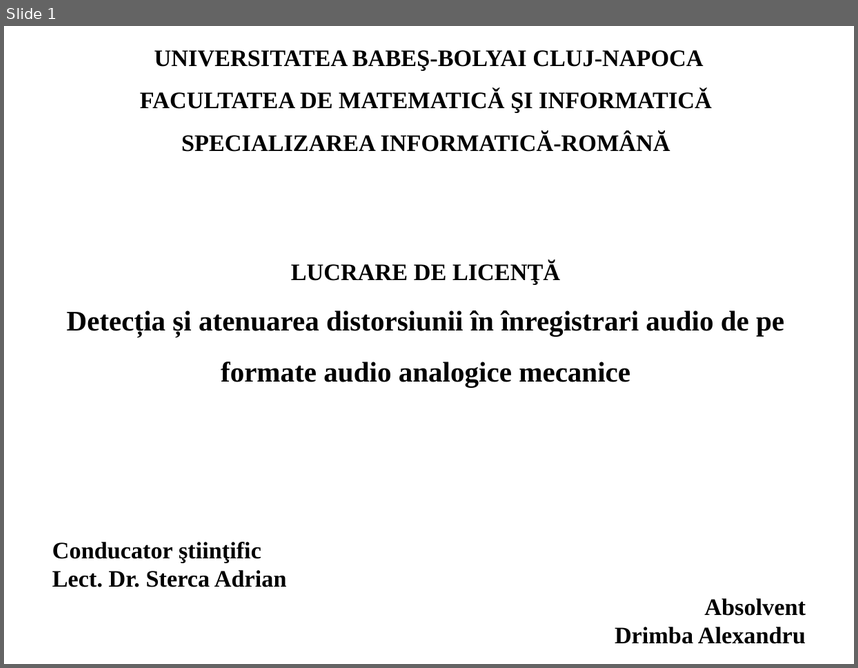
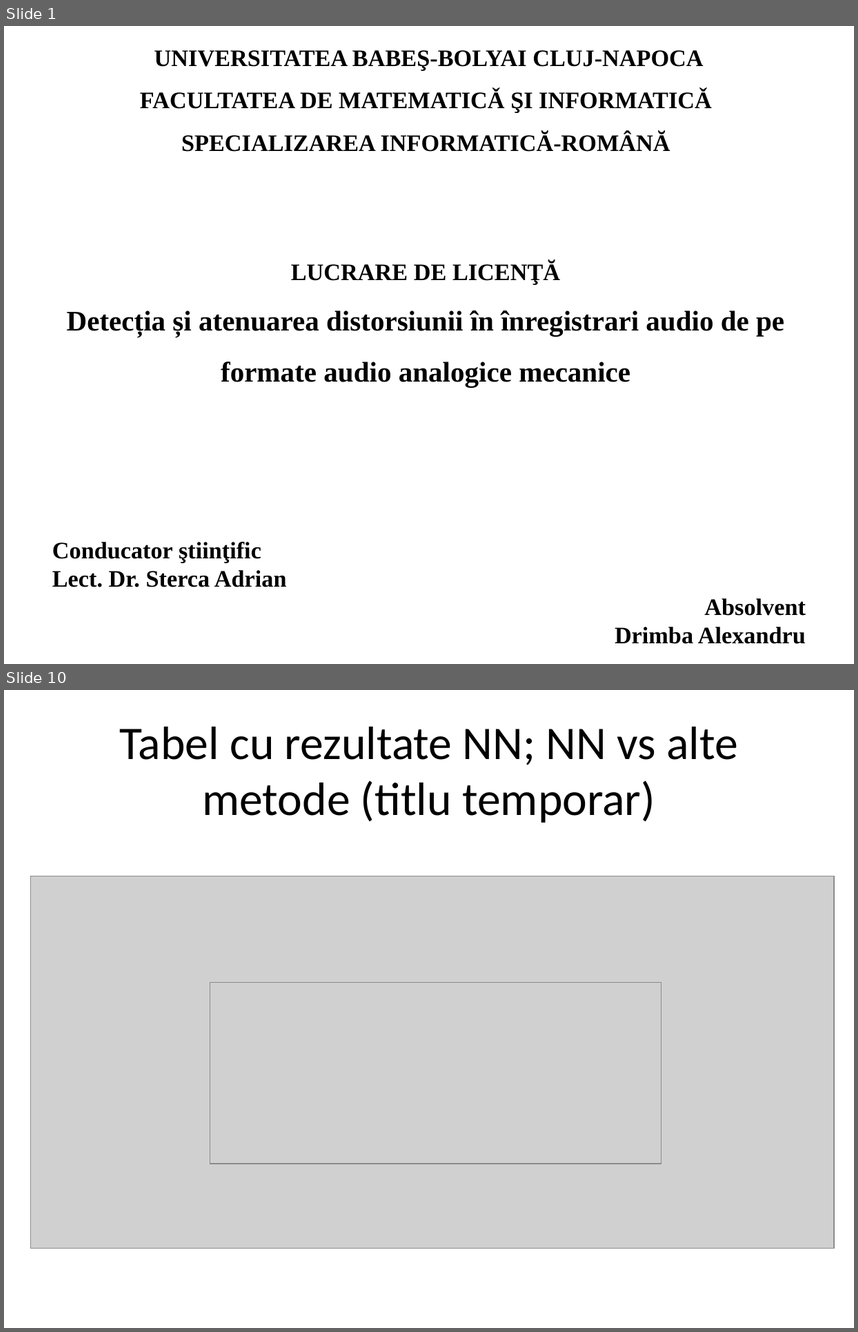
Before and after one commit to DrimbaAlexandru/Discuri, a slide deck: docs/Prezentare.pptx. Shown one above the other, each under a label of ours: slide 1 before the commit, slides 1 and 10 after it; the slides between them are not shown. The pictures are 858x668 and 858x1332 pixels, drawn with LibreOffice and Linux fonts; fonts in the diff are those of the drawing; grey boxes stand for pictures. Boxes give left, top, right and bottom in pixels: in the first picture for what was removed or moved away, otherwise in the second. Text is boxed around its words. In the diff, an @@ line names an element or a change of style, - is before the commit and + after.

```diff
--- a/docs/Prezentare.pptx
+++ b/docs/Prezentare.pptx
@@ slide 10 added at [4, 690, 854, 1328], background #FFFFFF @@
@@ title added at [119, 727, 739, 822], 39.6 pt, text #000000 @@
+Tabel cu rezultate NN; NN vs alte metode (titlu temporar)
@@ picture added at [30, 876, 833, 1248] @@
@@ picture added at [210, 983, 661, 1163] @@
```
Also in this commit, not shown: 7 slides changed, 5 other slides added, 1 slide removed.
